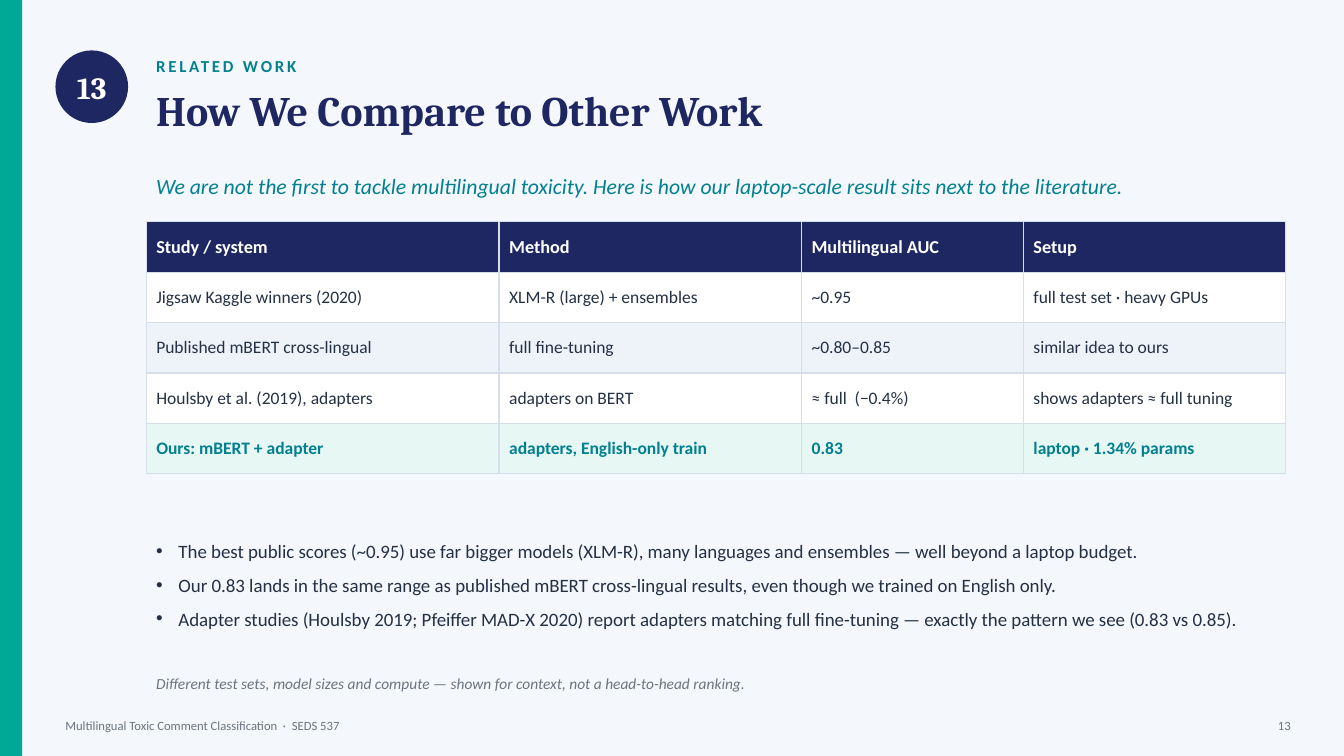
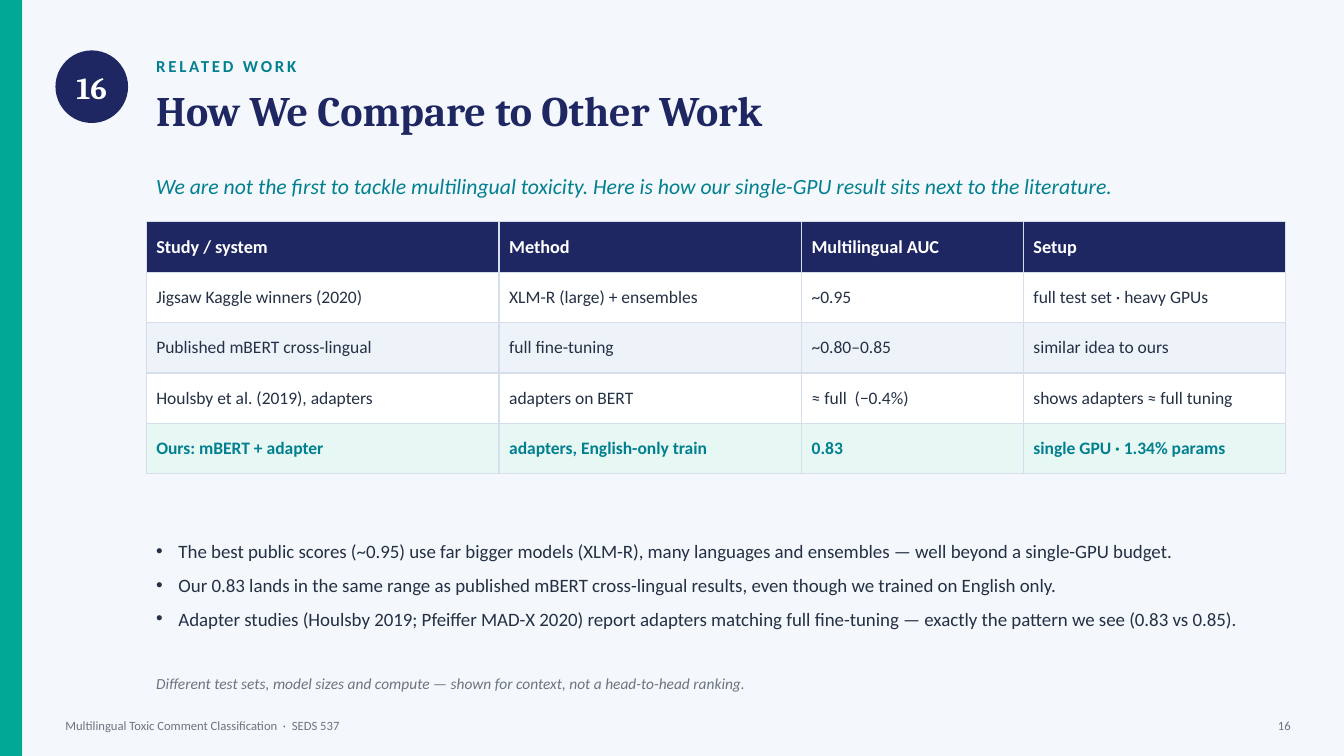
Before and after one commit to yasntrk/multilingual-toxic-comment-classification, a slide deck: slide 17 of presentation/Multilingual_Toxic_Classification.pptx (slide 14 before the commit). Drawn at 1344x756 pixels with LibreOffice and Linux fonts; fonts in the diff are those of the drawing. Boxes give left, top, right and bottom in pixels: in the first picture for what was removed or moved away, otherwise in the second. Text is boxed around its words. In the diff, an @@ line names an element or a change of style, - is before the commit and + after.

```diff
--- a/presentation/Multilingual_Toxic_Classification.pptx
+++ b/presentation/Multilingual_Toxic_Classification.pptx
@@ text at (x1=76, y1=78, x2=107, y2=100): text changed @@
-13
+16
@@ text at (x1=156, y1=179, x2=1112, y2=198): text changed @@
-We are not the first to tackle multilingual toxicity. Here is how our laptop-scale result sits next to the literature.
+We are not the first to tackle multilingual toxicity. Here is how our single-GPU result sits next to the literature.
@@ table at (x1=146, y1=222, x2=1286, y2=461) @@
-row 5, column 4: laptop · 1.34% params
+row 5, column 4: single GPU · 1.34% params
@@ text at (x1=178, y1=544, x2=1172, y2=562): text changed @@
-• The best public scores (~0.95) use far bigger models (XLM-R), many languages and ensembles — well beyond a laptop budget.
+• The best public scores (~0.95) use far bigger models (XLM-R), many languages and ensembles — well beyond a single-GPU budget.
@@ text at (x1=1278, y1=721, x2=1291, y2=730): text changed @@
-13
+16
```
Also in this commit, not shown: 8 other slides changed, 3 slides added, 1 other file.
